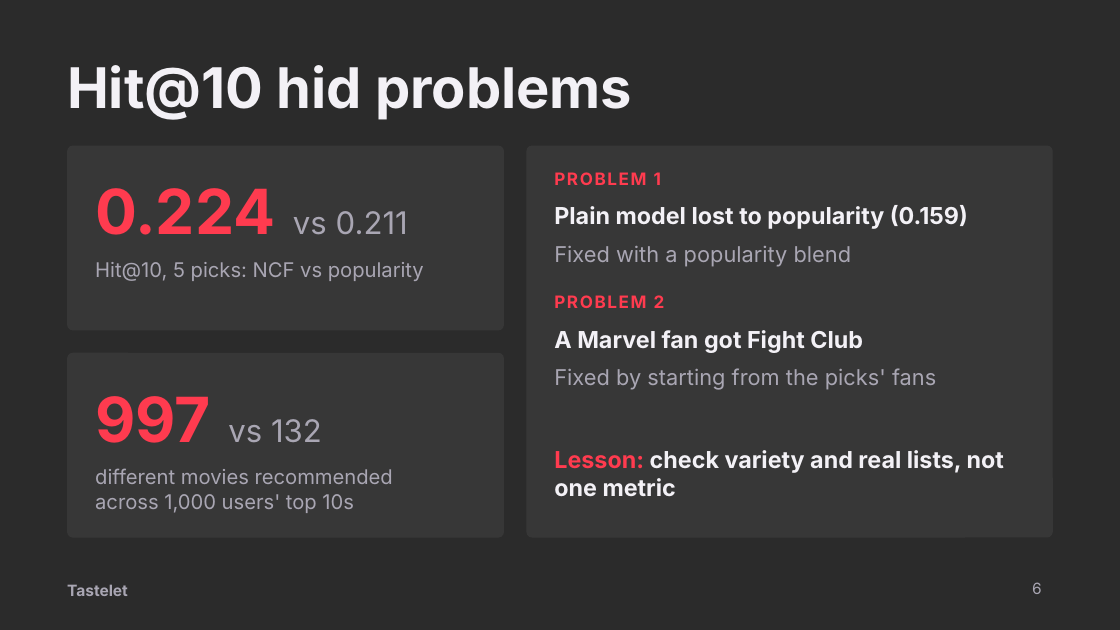
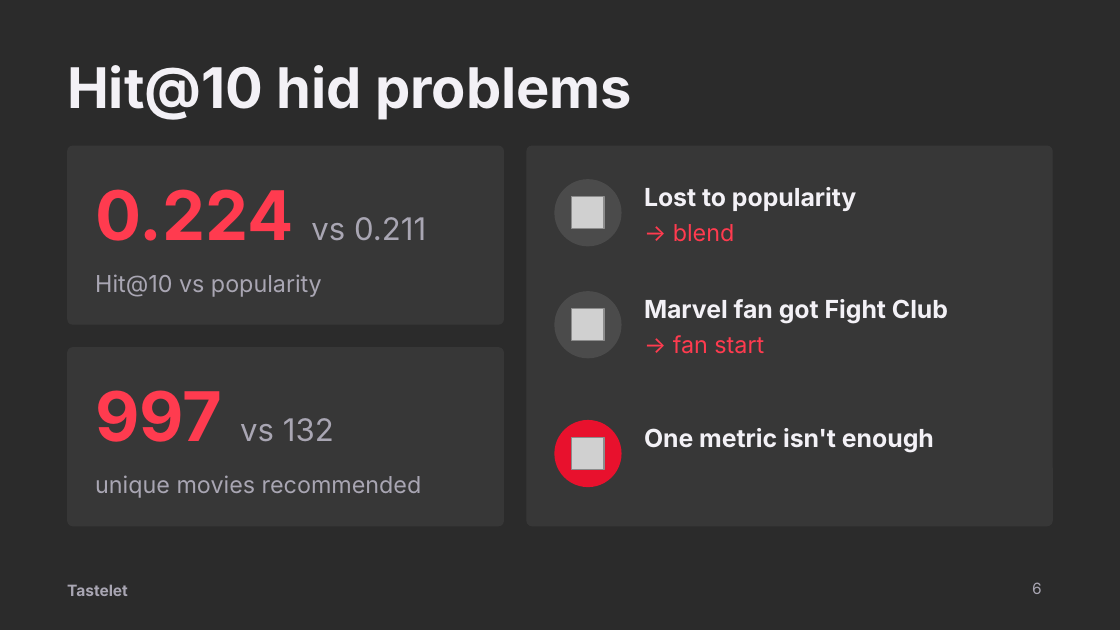
Before and after one commit to Amm2049/tastelet, a slide deck: slide 6 of docs/slides/tastelet-slides.pptx. Drawn at 1120x630 pixels with LibreOffice and Linux fonts; fonts in the diff are those of the drawing; grey boxes stand for pictures; background and template pictures are left out; a plain dark background stands for a picture behind light text. Boxes give left, top, right and bottom in pixels: in the first picture for what was removed or moved away, otherwise in the second. Text is boxed around its words. In the diff, an @@ line names an element or a change of style, - is before the commit and + after.

```diff
--- a/docs/slides/tastelet-slides.pptx
+++ b/docs/slides/tastelet-slides.pptx
@@ rounded rectangle: place and size @@
-rounded rectangle at [67,146,504,330]
+rounded rectangle at [67,146,504,325]
@@ rounded rectangle: place and size @@
-rounded rectangle at [526,146,1053,538]
+rounded rectangle at [526,146,1053,526]
@@ text "0.224 vs 0.211" at [95,189,426,241]: size 40 to 44 pt in "0.224" @@
@@ text removed at [554,172,661,185] @@
-PROBLEM 1
@@ ellipse added at [554,179,622,246], fill #FFFFFF at 10% opacity @@
@@ text removed at [554,205,968,229] @@
-Plain model lost to popularity (0.159)
@@ picture added at [572,197,605,230] @@
@@ text at [644,187,856,211]: text changed; size 14 to 16 pt; text colour #A9A6B3 to #F3F1F6; bold on @@
-Fixed with a popularity blend
+Lost to popularity
@@ vertical alignment top to middle in 5 elements at [95,274,322,297], [95,475,422,498], [644,299,948,323], [644,187,856,211], [673,224,735,242] @@
@@ text at [673,224,735,242]: text changed; size 11 to 15 pt; bold off @@
-PROBLEM 2
+→ blend
@@ text at [95,274,322,297]: text changed; size 13 to 15 pt @@
-Hit@10, 5 picks: NCF vs popularity
+Hit@10 vs popularity
@@ ellipse added at [554,291,622,358], fill #FFFFFF at 10% opacity @@
@@ text at [644,299,948,323]: text changed; size 15 to 16 pt @@
-A Marvel fan got Fight Club
+Marvel fan got Fight Club
@@ picture added at [572,309,605,342] @@
@@ proportions changed in 3 elements at [67,146,504,325], [526,146,1053,526], [67,347,504,526] @@
@@ rounded rectangle: place and size @@
-rounded rectangle at [67,353,504,538]
+rounded rectangle at [67,347,504,526]
@@ text added at [673,335,764,354], 15 pt, text #FF3B4F @@
+→ fan start
@@ text "997 vs 132" at [95,390,334,442]: size 40 to 44 pt in "997" @@
@@ text removed at [554,368,936,390] @@
-Fixed by starting from the picks' fans
@@ ellipse added at [554,420,622,487], fill #E8112D @@
@@ picture added at [572,438,605,470] @@
@@ text added at [644,428,934,452], 16 pt, text #F3F1F6, bold @@
+One metric isn't enough
@@ text at [95,475,422,498]: text changed; size 13 to 15 pt @@
-different movies recommended
-across 1,000 users' top 10s
+unique movies recommended
@@ text removed at [554,450,1004,496] @@
-Lesson: check variety and real lists, not one metric
```
Also in this commit, not shown: 6 other slides changed.
